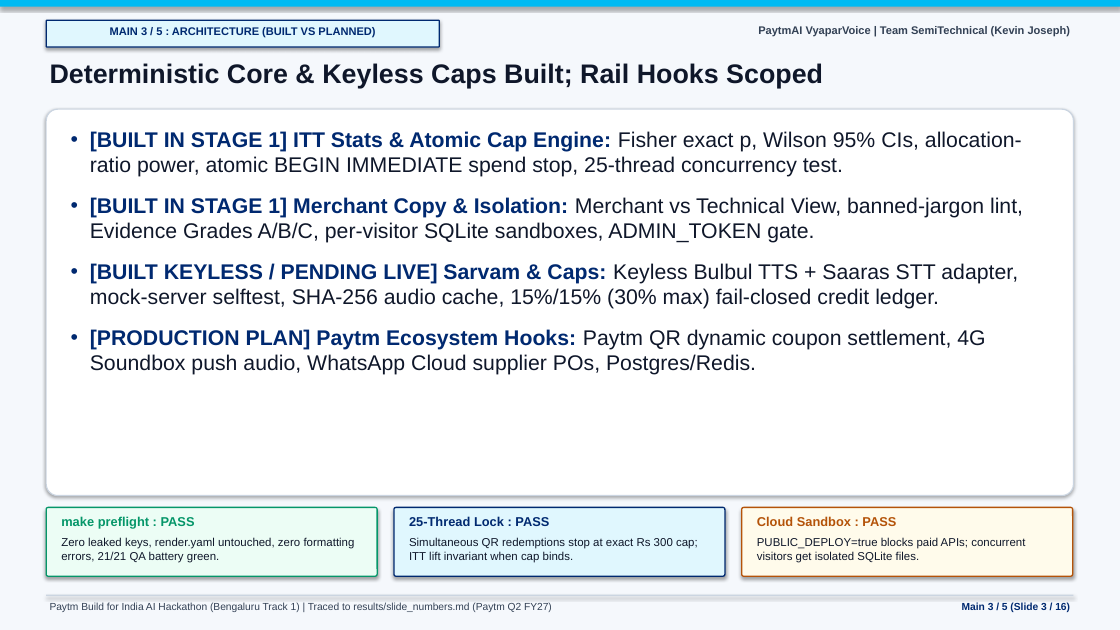
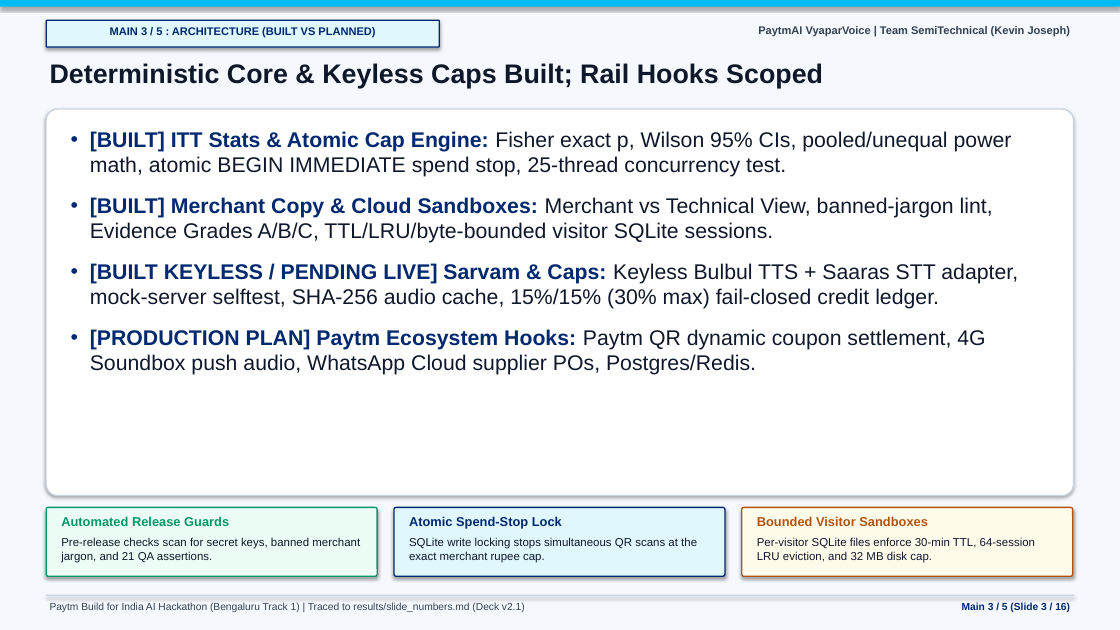
Before and after one commit to somebeing2/paytmai-vyaparvoice, a slide deck: slide 3 of deck/v2/PaytmAI_VyaparVoice_v2.pptx. Drawn at 1120x630 pixels with LibreOffice and Linux fonts; fonts in the diff are those of the drawing. Boxes give left, top, right and bottom in pixels: in the first picture for what was removed or moved away, otherwise in the second. Text is boxed around its words. In the diff, an @@ line names an element or a change of style, - is before the commit and + after.

Commit message:
docs(deck-v2.1): pooled 50-shop pilot power, A9 profit CI rule, EN author-checked status, plain capability tiles, Q4 cap-refusal Q&A, and P1 Stage 2 plan [skip render]

```diff
--- a/deck/v2/PaytmAI_VyaparVoice_v2.pptx
+++ b/deck/v2/PaytmAI_VyaparVoice_v2.pptx
@@ text at [90,131,1012,243]: text changed @@
-• [BUILT IN STAGE 1] ITT Stats & Atomic Cap Engine: Fisher exact p, Wilson 95% CIs, allocation-ratio power, atomic BEGIN IMMEDIATE spend stop, 25-thread concurrency test.
-• [BUILT IN STAGE 1] Merchant Copy & Isolation: Merchant vs Technical View, banned-jargon lint, Evidence Grades A/B/C, per-visitor SQLite sandboxes, ADMIN_TOKEN gate.
+• [BUILT] ITT Stats & Atomic Cap Engine: Fisher exact p, Wilson 95% CIs, pooled/unequal power math, atomic BEGIN IMMEDIATE spend stop, 25-thread concurrency test.
+• [BUILT] Merchant Copy & Cloud Sandboxes: Merchant vs Technical View, banned-jargon lint, Evidence Grades A/B/C, TTL/LRU/byte-bounded visitor SQLite sessions.
@@ text at [61,516,229,526]: text changed @@
-make preflight : PASS
+Automated Release Guards
@@ text at [61,537,360,563]: text changed @@
-Zero leaked keys, render.yaml untouched, zero formatting errors, 21/21 QA battery green.
+Pre-release checks scan for secret keys, banned merchant jargon, and 21 QA assertions.
@@ text at [409,537,697,563]: text changed @@
-Simultaneous QR redemptions stop at exact Rs 300 cap; ITT lift invariant when cap binds.
+SQLite write locking stops simultaneous QR scans at the exact merchant rupee cap.
@@ text at [409,516,562,529]: text changed @@
-25-Thread Lock : PASS
+Atomic Spend-Stop Lock
@@ text at [757,516,928,526]: text changed @@
-Cloud Sandbox : PASS
+Bounded Visitor Sandboxes
@@ text at [757,537,1035,563]: text changed @@
-PUBLIC_DEPLOY=true blocks paid APIs; concurrent visitors get isolated SQLite files.
+Per-visitor SQLite files enforce 30-min TTL, 64-session LRU eviction, and 32 MB disk cap.
@@ text at [50,603,525,612]: text changed @@
-Paytm Build for India AI Hackathon (Bengaluru Track 1) | Traced to results/slide_numbers.md (Paytm Q2 FY27)
+Paytm Build for India AI Hackathon (Bengaluru Track 1) | Traced to results/slide_numbers.md (Deck v2.1)
```
Also in this commit, not shown: 15 other slides changed, 9 other files.
